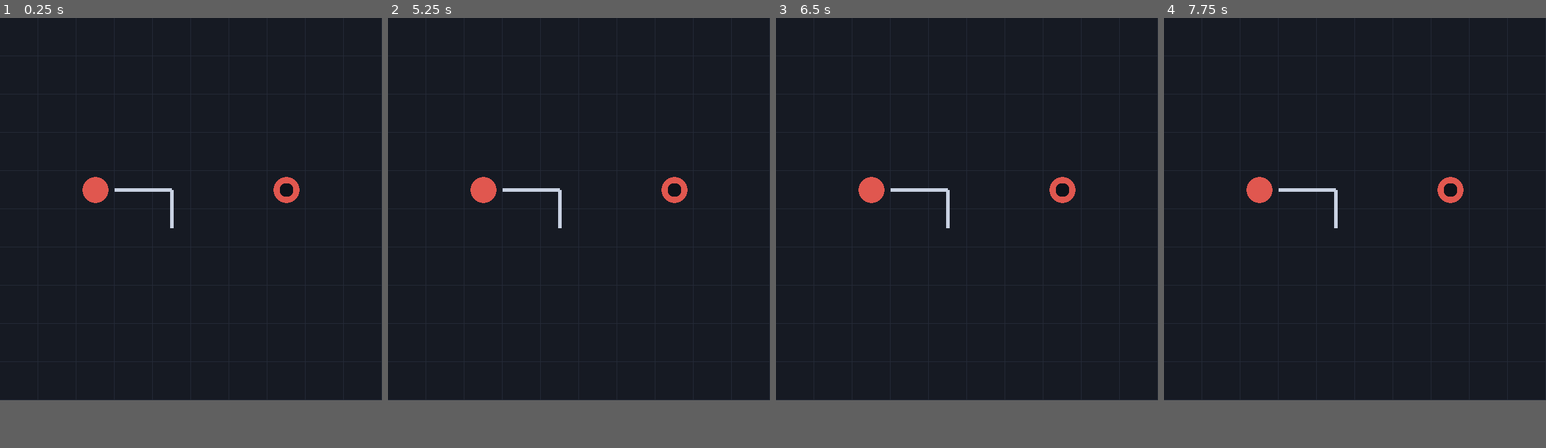
Above: before the commit, frames 1-4 (left to right).
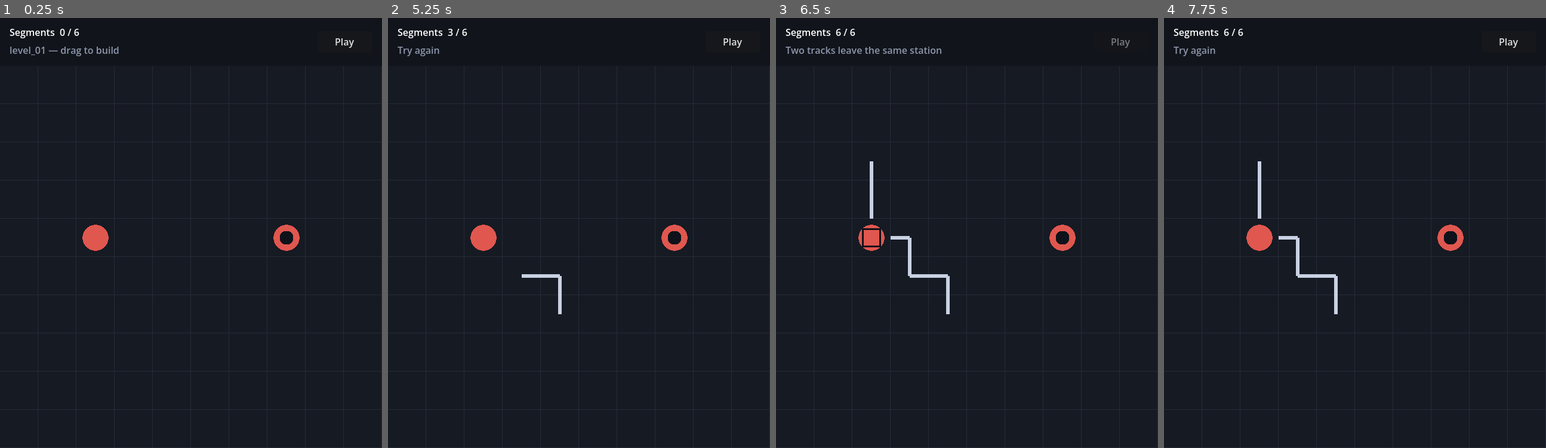
Above: after the commit, the same moments.

Repository: forestwow/movethetrack
Game: Godot game, scene res://scenes/Main.tscn
Same seed, same stepped clock (60 frames per second), same inputs: the game is played once before the commit and once after it.
Inputs (mouse positions are in pixels of both pictures, inside the frame that each line leads up to):
- Up to frame 1 (0.25 s): no input
- Up to frame 2 (5.25 s): click (731, 39) at 0.5 s, where only the run after the commit has a clickable "Play"; tap Enter at 1.25, 4.25 s; move the mouse to (663, 190) at 1.27 s; hold Shift 1.28-2 s; click (663, 190) at 1.42 s; click (731, 39) at 2 s, where only the run after the commit has a clickable "Play"; tap Space at 2.75 s; drag from (502, 228) to (559, 284) at 2.77 s; click (731, 39) at 3.5 s, where only the run after the commit has a clickable "Play"; move the mouse to (617, 125) at 4.27 s; tap Ctrl at 4.35 s; click (617, 125) at 4.42 s; drag from (559, 284) to (464, 151) at 5.02 s
- Up to frame 3 (6.5 s): tap Space at 5.75 s; move the mouse to (1081, 267) at 5.77 s; tap Alt at 5.85 s; click (1081, 267) at 5.92 s
- Up to frame 4 (7.75 s): tap Enter at 6.5 s; drag from (1240, 151) to (1297, 112) at 6.52 s; move the mouse to (1374, 207) at 7.27 s; hold Shift from 7.28 s (still down); click (1374, 207) at 7.42 s
In our replay, the window is 640x640 before the commit and 640x720 after it. These sizes can differ from the game's own. Grey fills any space a smaller window leaves; there, only what the larger window draws over its background counts as a difference.

The runs differ from the first frame. In frame 1, 2.0% of the frame differs, in the area x 0-100%, y 0-55%; in frame 2, 2.0%; in frame 3, 2.3%, in the area x 0-100%, y 0-69%; in frame 4, 2.2%.

Commit message:
M8-M10: playable build, run and outcome loop
Drag across cells to lay track, right click to remove it, watch the budget
counter, press Play to run the simulation and see trains step along their
route. Success loads the next level; a collision or a broken route returns to
the editor with the track intact.

Adds levels 02-04 and a test that plays each shipped level's intended solution
through the engine.

Co-Authored-By: Claude Opus 5 <noreply@anthropic.com>
Claude-Session: https://claude.ai/code/session_016egZAVyjHVTkFun9UeYuH4

Diff:
--- /dev/null
+++ b/levels/level_02.json
@@ -0,0 +1,14 @@
+{
+  "id": "level_02",
+  "segment_budget": 9,
+  "obstacles": [],
+  "stations": [
+    { "id": "A", "x": 2, "y": 2, "color": "red", "role": "source" },
+    { "id": "B", "x": 6, "y": 6, "color": "red", "role": "destination" }
+  ],
+  "trains": [
+    { "id": "train_1", "start_station": "A", "target_station": "B" }
+  ],
+  "available_tools": [],
+  "win_conditions": ["basic_delivery"]
+}
--- /dev/null
+++ b/levels/level_03.json
@@ -0,0 +1,18 @@
+{
+  "id": "level_03",
+  "segment_budget": 12,
+  "obstacles": [
+    { "x": 4, "y": 3 },
+    { "x": 4, "y": 4 },
+    { "x": 4, "y": 5 }
+  ],
+  "stations": [
+    { "id": "A", "x": 1, "y": 4, "color": "red", "role": "source" },
+    { "id": "B", "x": 8, "y": 4, "color": "red", "role": "destination" }
+  ],
+  "trains": [
+    { "id": "train_1", "start_station": "A", "target_station": "B" }
+  ],
+  "available_tools": [],
+  "win_conditions": ["basic_delivery"]
+}
--- /dev/null
+++ b/levels/level_04.json
@@ -0,0 +1,20 @@
+{
+  "id": "level_04",
+  "segment_budget": 22,
+  "obstacles": [
+    { "x": 4, "y": 4 },
+    { "x": 6, "y": 5 }
+  ],
+  "stations": [
+    { "id": "A", "x": 0, "y": 4, "color": "red", "role": "source" },
+    { "id": "B", "x": 0, "y": 5, "color": "blue", "role": "source" },
+    { "id": "C", "x": 9, "y": 4, "color": "red", "role": "destination" },
+    { "id": "D", "x": 9, "y": 5, "color": "blue", "role": "destination" }
+  ],
+  "trains": [
+    { "id": "train_1", "start_station": "A", "target_station": "C" },
+    { "id": "train_2", "start_station": "B", "target_station": "D" }
+  ],
+  "available_tools": [],
+  "win_conditions": ["basic_delivery"]
+}
--- a/project.godot
+++ b/project.godot
@@ -21,4 +21,4 @@
 [display]
 
 window/size/viewport_width=640
-window/size/viewport_height=640
+window/size/viewport_height=720
--- a/scenes/Main.tscn
+++ b/scenes/Main.tscn
@@ -1,10 +1,15 @@
-[gd_scene load_steps=3 format=3]
+[gd_scene load_steps=4 format=3]
 
 [ext_resource type="Script" path="res://scenes/main.gd" id="1"]
 [ext_resource type="Script" path="res://scenes/grid_view.gd" id="2"]
+[ext_resource type="Script" path="res://scenes/hud.gd" id="3"]
 
 [node name="Main" type="Node2D"]
 script = ExtResource("1")
 
 [node name="GridView" type="Node2D" parent="."]
+position = Vector2(0, 80)
 script = ExtResource("2")
+
+[node name="Hud" type="CanvasLayer" parent="."]
+script = ExtResource("3")
--- a/scenes/grid_view.gd
+++ b/scenes/grid_view.gd
@@ -16,7 +16,14 @@
 	"yellow": Color("#e0b64d"),
 }
 
+const NO_CELL := Vector2i(-1, -1)
+
 var grid: GridModel
+var editable := true
+
+var _drag_cell := NO_CELL
+var _train_colors := {}
+var _train_cells := {}
 
 
 func set_grid(new_grid: GridModel) -> void:
@@ -25,6 +32,19 @@
 	grid = new_grid
 	grid.track_changed.connect(_on_track_changed)
 	queue_redraw()
+
+
+func set_train_colors(colors: Dictionary) -> void:
+	_train_colors = colors
+
+
+func show_trains(cells: Dictionary) -> void:
+	_train_cells = cells
+	queue_redraw()
+
+
+func clear_trains() -> void:
+	show_trains({})
 
 
 func cell_at(position: Vector2) -> Vector2i:
@@ -43,6 +63,25 @@
 	queue_redraw()
 
 
+func _unhandled_input(event: InputEvent) -> void:
+	if grid == null or not editable:
+		return
+
+	if event is InputEventMouseButton:
+		var cell := cell_at(get_local_mouse_position())
+		if event.button_index == MOUSE_BUTTON_LEFT:
+			_drag_cell = cell if event.pressed else NO_CELL
+		elif event.button_index == MOUSE_BUTTON_RIGHT and event.pressed:
+			grid.remove_track(cell)
+
+	elif event is InputEventMouseMotion and _drag_cell != NO_CELL:
+		var cell := cell_at(get_local_mouse_position())
+		if cell != _drag_cell:
+			if grid.is_inside(cell):
+				grid.connect_cells(_drag_cell, cell)
+			_drag_cell = cell
+
+
 func _draw() -> void:
 	if grid == null:
 		return
@@ -54,6 +93,8 @@
 		_draw_track(cell)
 	for station in grid.get_stations():
 		_draw_station(station)
+	for train_id in _train_cells:
+		_draw_train(train_id, _train_cells[train_id])
 
 
 func _draw_grid_lines() -> void:
@@ -71,6 +112,13 @@
 			draw_line(center, center + Vector2(TrackPiece.direction(edge)) * CELL / 2.0, TRACK, 6.0)
 
 
+func _draw_train(train_id: String, cell: Vector2i) -> void:
+	var color: Color = COLORS.get(_train_colors.get(train_id, ""), Color.WHITE)
+	var corner := Vector2(cell) * CELL + Vector2(16, 16)
+	draw_rect(Rect2(corner, Vector2(CELL - 32, CELL - 32)), STATION_RING)
+	draw_rect(Rect2(corner + Vector2(3, 3), Vector2(CELL - 38, CELL - 38)), color)
+
+
 func _draw_station(station: Station) -> void:
 	var center := cell_center(station.cell)
 	var color: Color = COLORS.get(station.color, Color.WHITE)
--- /dev/null
+++ b/scenes/hud.gd
@@ -0,0 +1,47 @@
+extends CanvasLayer
+
+signal play_pressed
+
+const HEIGHT := 80
+const BAR := Color("#11141b")
+
+var _budget_label: Label
+var _status_label: Label
+var _play_button: Button
+
+
+func _ready() -> void:
+	var width := get_viewport().get_visible_rect().size.x
+
+	var bar := ColorRect.new()
+	bar.color = BAR
+	bar.size = Vector2(width, HEIGHT)
+	add_child(bar)
+
+	_budget_label = Label.new()
+	_budget_label.position = Vector2(16, 12)
+	add_child(_budget_label)
+
+	_status_label = Label.new()
+	_status_label.position = Vector2(16, 42)
+	_status_label.modulate = Color("#8d97ab")
+	add_child(_status_label)
+
+	_play_button = Button.new()
+	_play_button.text = "Play"
+	_play_button.position = Vector2(width - 108, 22)
+	_play_button.size = Vector2(92, 36)
+	_play_button.pressed.connect(func(): play_pressed.emit())
+	add_child(_play_button)
+
+
+func show_budget(used: int, total: int) -> void:
+	_budget_label.text = "Segments  %d / %d" % [used, total]
+
+
+func show_status(text: String) -> void:
+	_status_label.text = text
+
+
+func set_play_enabled(enabled: bool) -> void:
+	_play_button.disabled = not enabled
--- a/scenes/main.gd
+++ b/scenes/main.gd
@@ -1,21 +1,105 @@
 extends Node2D
 
-const FIRST_LEVEL := "res://levels/level_01.json"
+const LEVELS_DIR := "res://levels"
+const STEP_SECONDS := 0.28
+const RESTART_DELAY := 1.1
+
+const FAILURES := {
+	SimulationResult.Outcome.NO_DEPARTURE: "No track leaves the station",
+	SimulationResult.Outcome.AMBIGUOUS_DEPARTURE: "Two tracks leave the same station",
+	SimulationResult.Outcome.DEAD_END: "Track ends in the middle",
+	SimulationResult.Outcome.WRONG_STATION: "Wrong station",
+	SimulationResult.Outcome.COLLISION: "Trains collided",
+	SimulationResult.Outcome.LOOP: "Train never arrives",
+}
 
 var level: LevelData
 var grid: GridModel
 
+var _level_paths: Array[String] = []
+var _level_index := 0
+var _result: SimulationResult
+var _step := 0
+
 @onready var view: GridView = $GridView
+@onready var hud: CanvasLayer = $Hud
+@onready var _timer: Timer = Timer.new()
 
 
 func _ready() -> void:
-	level = LevelData.load_from_file(FIRST_LEVEL)
-	grid = level.create_grid()
-	view.set_grid(grid)
-	_build_demo_track()
+	add_child(_timer)
+	_timer.wait_time = STEP_SECONDS
+	_timer.timeout.connect(_on_step)
+	hud.play_pressed.connect(_on_play_pressed)
+
+	for file_name in DirAccess.get_files_at(LEVELS_DIR):
+		if file_name.ends_with(".json"):
+			_level_paths.append("%s/%s" % [LEVELS_DIR, file_name])
+	_level_paths.sort()
+	_load_level()
 
 
-func _build_demo_track() -> void:
-	grid.connect_cells(Vector2i(2, 4), Vector2i(3, 4))
-	grid.connect_cells(Vector2i(3, 4), Vector2i(4, 4))
-	grid.connect_cells(Vector2i(4, 4), Vector2i(4, 5))
+func _load_level() -> void:
+	level = LevelData.load_from_file(_level_paths[_level_index])
+	grid = level.create_grid()
+	grid.track_changed.connect(_on_track_changed)
+
+	var colors := {}
+	for train in level.trains:
+		colors[train.id] = train.color
+
+	view.set_grid(grid)
+	view.set_train_colors(colors)
+	view.clear_trains()
+	_enter_build_phase("%s — drag to build" % level.id)
+
+
+func _enter_build_phase(status: String) -> void:
+	view.editable = true
+	hud.set_play_enabled(true)
+	hud.show_status(status)
+	_refresh_budget()
+
+
+func _on_track_changed(_cell: Vector2i) -> void:
+	_refresh_budget()
+
+
+func _refresh_budget() -> void:
+	hud.show_budget(grid.get_used_budget(), grid.segment_budget)
+
+
+func _on_play_pressed() -> void:
+	_result = SimulationEngine.simulate(grid, level)
+	_step = 0
+	view.editable = false
+	hud.set_play_enabled(false)
+	hud.show_status("Running")
+	view.show_trains(_result.steps[0])
+	_timer.start()
+
+
+func _on_step() -> void:
+	_step += 1
+	if _step >= _result.steps.size():
+		_timer.stop()
+		_finish()
+		return
+	view.show_trains(_result.steps[_step])
+
+
+func _finish() -> void:
+	if not _result.is_success():
+		hud.show_status(FAILURES[_result.outcome])
+		await get_tree().create_timer(RESTART_DELAY).timeout
+		view.clear_trains()
+		_enter_build_phase("Try again")
+		return
+
+	_level_index += 1
+	if _level_index >= _level_paths.size():
+		hud.show_status("All levels complete")
+		return
+	hud.show_status("Delivered")
+	await get_tree().create_timer(RESTART_DELAY).timeout
+	_load_level()
--- /dev/null
+++ b/tests/test_levels_are_solvable.gd
@@ -0,0 +1,41 @@
+extends GutTest
+
+const SOLUTIONS := {
+	"level_01": {
+		"train_1": [[2, 4], [3, 4], [4, 4], [5, 4], [6, 4], [7, 4]],
+	},
+	"level_02": {
+		"train_1": [[2, 2], [3, 2], [4, 2], [5, 2], [6, 2], [6, 3], [6, 4], [6, 5], [6, 6]],
+	},
+	"level_03": {
+		"train_1": [[1, 4], [2, 4], [3, 4], [3, 3], [3, 2], [4, 2], [5, 2], [5, 3], [5, 4], [6, 4], [7, 4], [8, 4]],
+	},
+	"level_04": {
+		"train_1": [[0, 4], [1, 4], [2, 4], [3, 4], [3, 3], [4, 3], [5, 3], [5, 4], [6, 4], [7, 4], [8, 4], [9, 4]],
+		"train_2": [[0, 5], [1, 5], [2, 5], [3, 5], [4, 5], [5, 5], [5, 6], [6, 6], [7, 6], [7, 5], [8, 5], [9, 5]],
+	},
+}
+
+
+func test_every_level_is_solvable_within_its_budget():
+	for level_id in SOLUTIONS:
+		var level := LevelData.load_from_file("res://levels/%s.json" % level_id)
+		assert_not_null(level, "%s should load" % level_id)
+		var grid := level.create_grid()
+
+		for train_id in SOLUTIONS[level_id]:
+			var path: Array = SOLUTIONS[level_id][train_id]
+			for i in range(path.size() - 1):
+				var from := Vector2i(path[i][0], path[i][1])
+				var to := Vector2i(path[i + 1][0], path[i + 1][1])
+				assert_true(grid.connect_cells(from, to), "%s: %s -> %s" % [level_id, from, to])
+
+		assert_true(grid.get_used_budget() <= level.segment_budget, "%s fits its budget" % level_id)
+
+		var result := SimulationEngine.simulate(grid, level)
+		assert_eq(result.outcome, SimulationResult.Outcome.SUCCESS, "%s should be solvable" % level_id)
+		for train_id in SOLUTIONS[level_id]:
+			var expected: Array[Vector2i] = []
+			for point in SOLUTIONS[level_id][train_id]:
+				expected.append(Vector2i(point[0], point[1]))
+			assert_eq(result.get_path(train_id), expected, "%s / %s route" % [level_id, train_id])
--- /dev/null
+++ b/tools/play_check.gd
@@ -0,0 +1,20 @@
+extends SceneTree
+
+
+func _initialize() -> void:
+	var main: Node = load("res://scenes/Main.tscn").instantiate()
+	root.add_child(main)
+	_run.bind(main).call_deferred()
+
+
+func _run(main) -> void:
+	await process_frame
+	await process_frame
+	for x in range(2, 7):
+		main.grid.connect_cells(Vector2i(x, 4), Vector2i(x + 1, 4))
+	main._on_play_pressed()
+	await create_timer(0.75).timeout
+	root.get_texture().get_image().save_png("user://running.png")
+	await create_timer(2.5).timeout
+	root.get_texture().get_image().save_png("user://after.png")
+	quit()
Not shown, added: scenes/hud.gd.uid
Not shown, added: tests/test_levels_are_solvable.gd.uid
Not shown, added: tools/screenshot.gd.uid
Not shown, changed: DECISIONS.md
